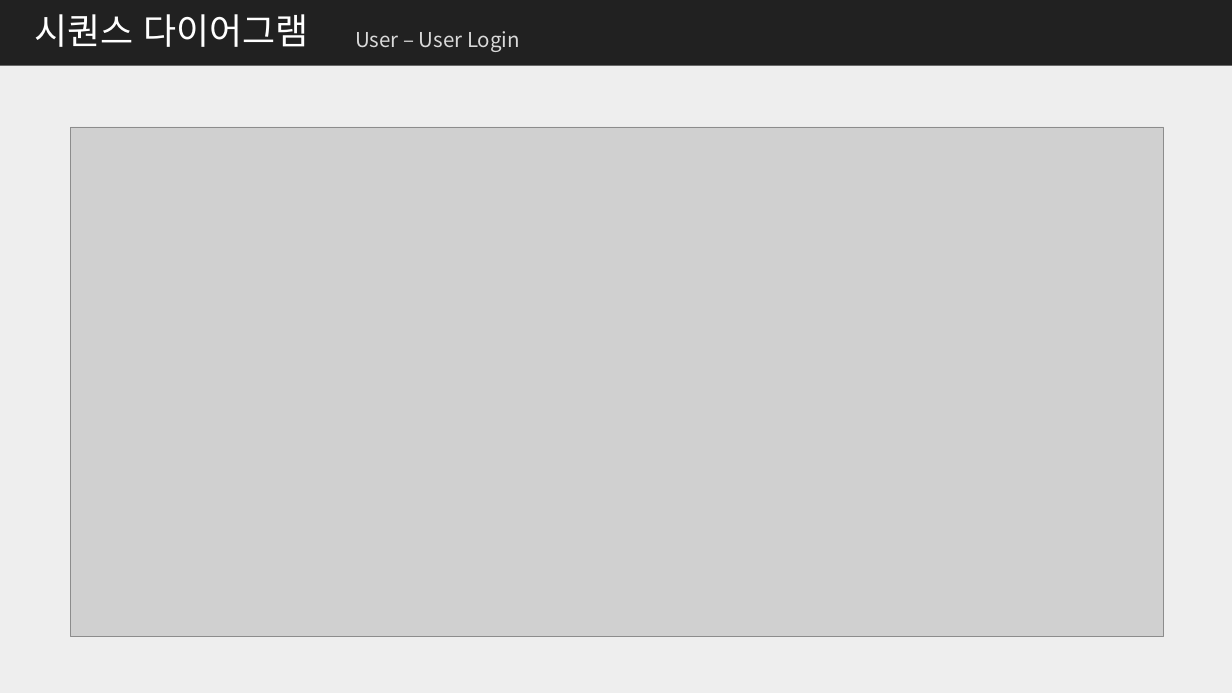
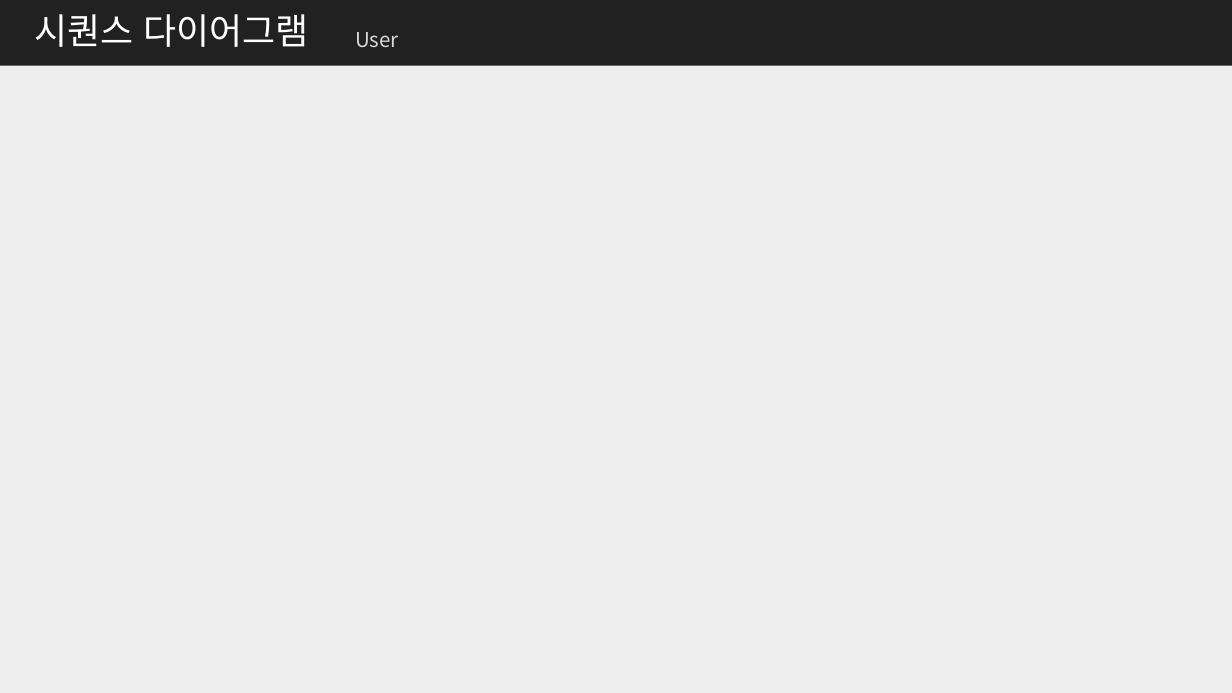
Before and after one commit to me0768/KHFinalProject, a slide deck: slide 13 of 보고서/클래스설계서_Final_Project.pptx. Drawn at 1232x693 pixels with LibreOffice and Linux fonts; fonts in the diff are those of the drawing; grey boxes stand for pictures. Boxes give left, top, right and bottom in pixels: in the first picture for what was removed or moved away, otherwise in the second. Text is boxed around its words. In the diff, an @@ line names an element or a change of style, - is before the commit and + after.

```diff
--- a/보고서/클래스설계서_Final_Project.pptx
+++ b/보고서/클래스설계서_Final_Project.pptx
@@ text at (355,32,399,48): text changed @@
-User – User Login
+User
@@ picture removed at (71,127,1165,637) @@
```
Also in this commit, not shown: 14 other slides changed, 6 slides removed, 16 other files.
